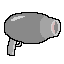
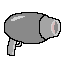
Comparing the layer stacks of the two w=64, h=64 images. Changes:
painted on "Layer 1 copy" over [5, 15, 55, 40]
